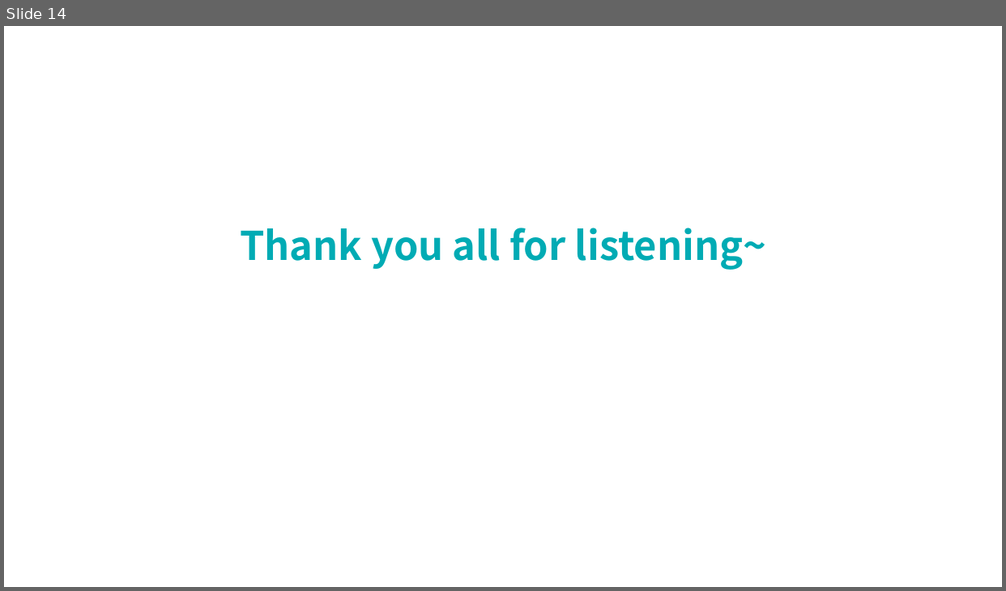
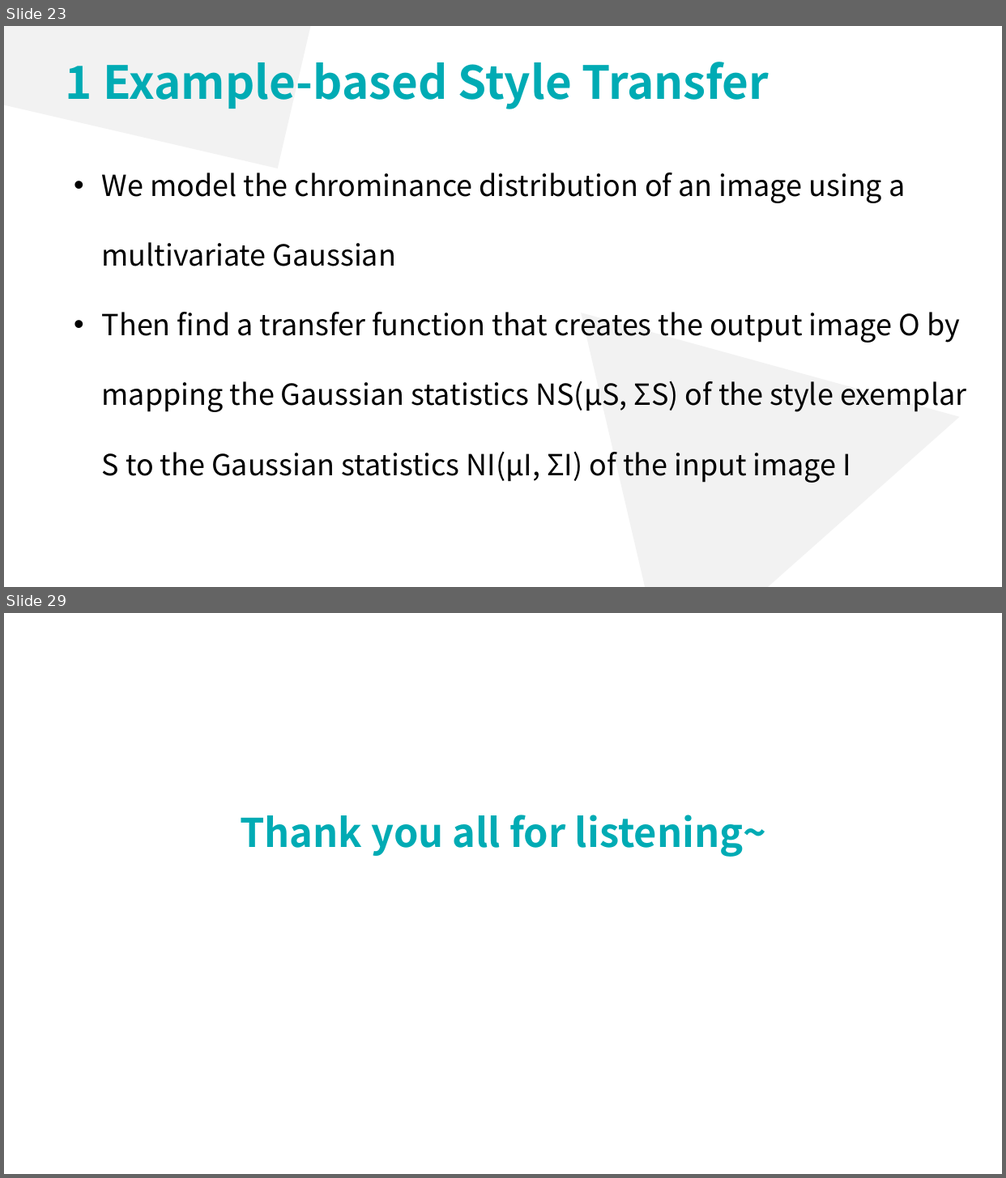
Before and after one commit to lsyoath/sheepy, a slide deck: ComputerVision.pptx. Shown one above the other, each under a label of ours: slide 14 before the commit, slides 23 and 29 after it; the slides between them are not shown. The pictures are 1006x591 and 1006x1178 pixels, drawn with LibreOffice and Linux fonts; fonts in the diff are those of the drawing. Boxes give left, top, right and bottom in pixels: in the first picture for what was removed or moved away, otherwise in the second. Text is boxed around its words. In the diff, an @@ line names an element or a change of style, - is before the commit and + after.

```diff
--- a/ComputerVision.pptx
+++ b/ComputerVision.pptx
@@ slide 23 added at [4, 26, 1002, 587], background #FFFFFF @@
@@ rectangle added at [4, 26, 342, 169], fill #F2F2F2 @@
@@ text added at [66, 62, 769, 109], 44 pt, text #00ABB4, bold @@
+1 Example-based Style Transfer
@@ text added at [102, 173, 967, 483], 28 pt, text #000000 @@
+  • We model the chrominance distribution of an image using a multivariate Gaussian
+  • Then find a transfer function that creates the output image O by mapping the Gaussian statistics NS(µS, ΣS) of the style exemplar S to the Gaussian statistics NI(µI, ΣI) of the input image I
@@ triangle added at [582, 234, 1002, 587], fill #F2F2F2 @@
@@ what was slide 14 is now slide 29 @@
```
Also in this commit, not shown: 9 slides changed, 15 other slides added, 1 slide removed.
